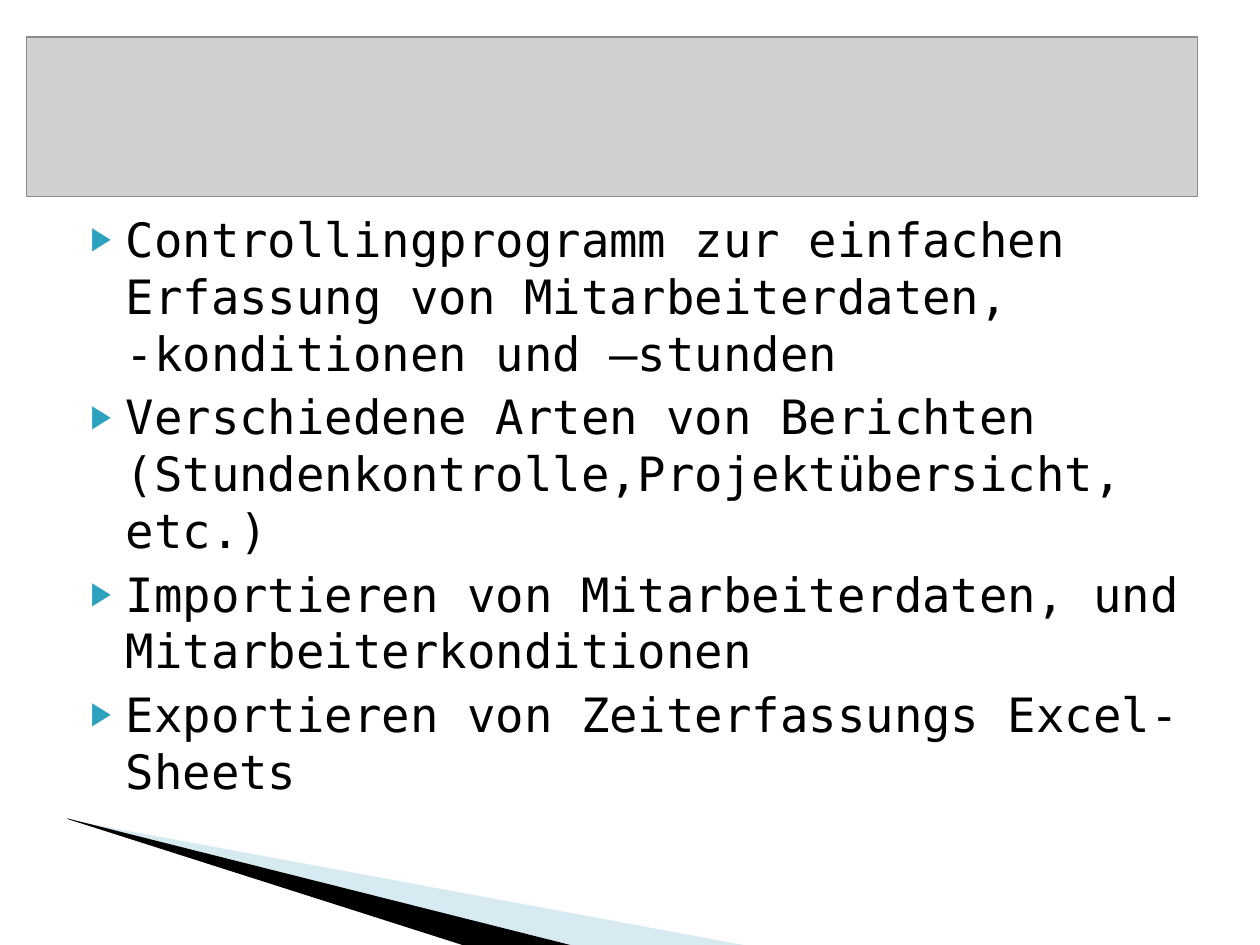
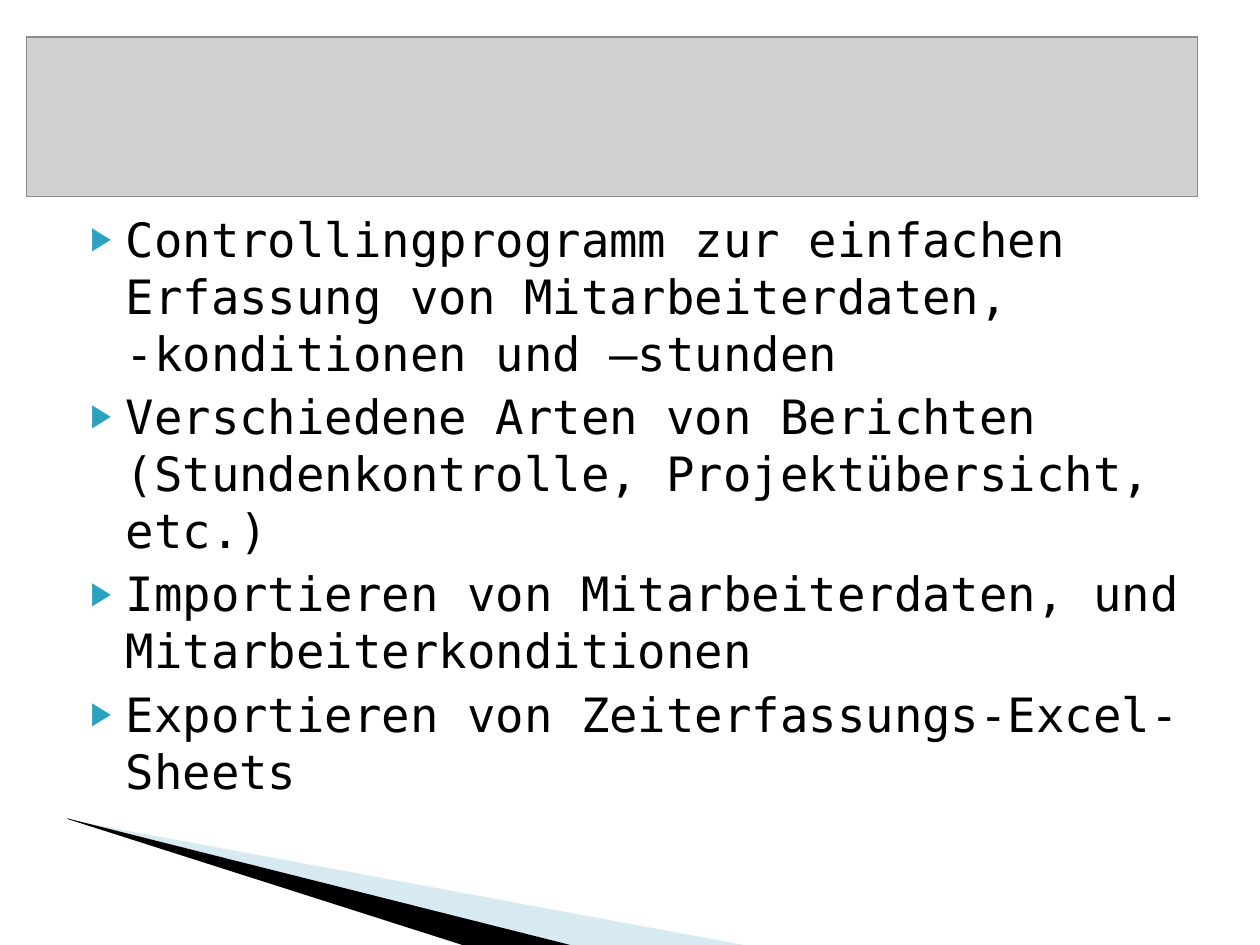
Before and after one commit to BackupTheBerlios/vacecontrolling-svn, a slide deck: slide 7 of docs/Präsentation.ppt. Drawn at 1260x945 pixels with LibreOffice and Linux fonts; fonts in the diff are those of the drawing; grey boxes stand for pictures; background and template pictures are left out. Boxes give left, top, right and bottom in pixels: in the first picture for what was removed or moved away, otherwise in the second. Text is boxed around its words. In the diff, an @@ line names an element or a change of style, - is before the commit and + after.

```diff
--- a/docs/Präsentation.ppt
+++ b/docs/Präsentation.ppt
@@ text at [126,398,1150,555]: spaces changed @@
-▶ Verschiedene Arten von Berichten (Stundenkontrolle,Projektübersicht, etc.)
+▶ Verschiedene Arten von Berichten (Stundenkontrolle, Projektübersicht, etc.)
@@ text at [126,695,1179,790]: text changed @@
-▶ Exportieren von Zeiterfassungs Excel-Sheets
+▶ Exportieren von Zeiterfassungs-Excel-Sheets
```
Also in this commit, not shown: 6 other slides changed, 12 slides added, 2 slides removed.
